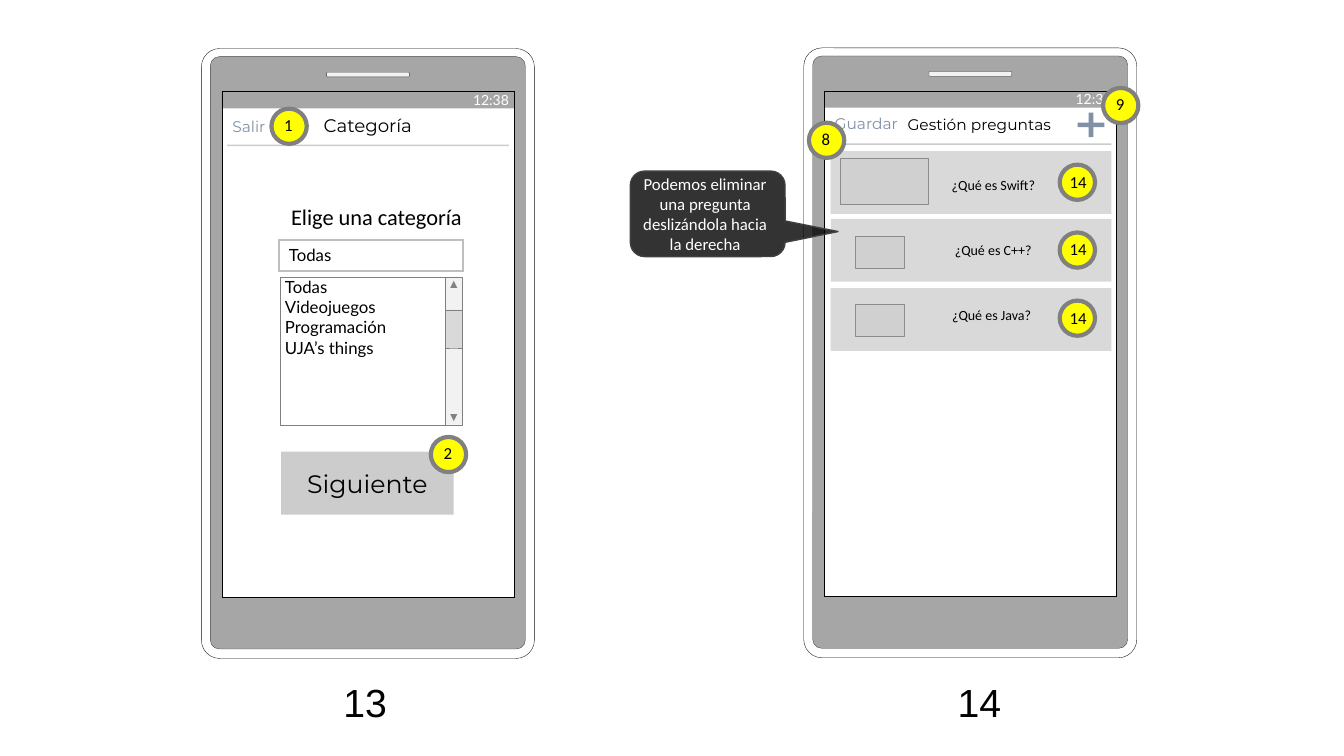
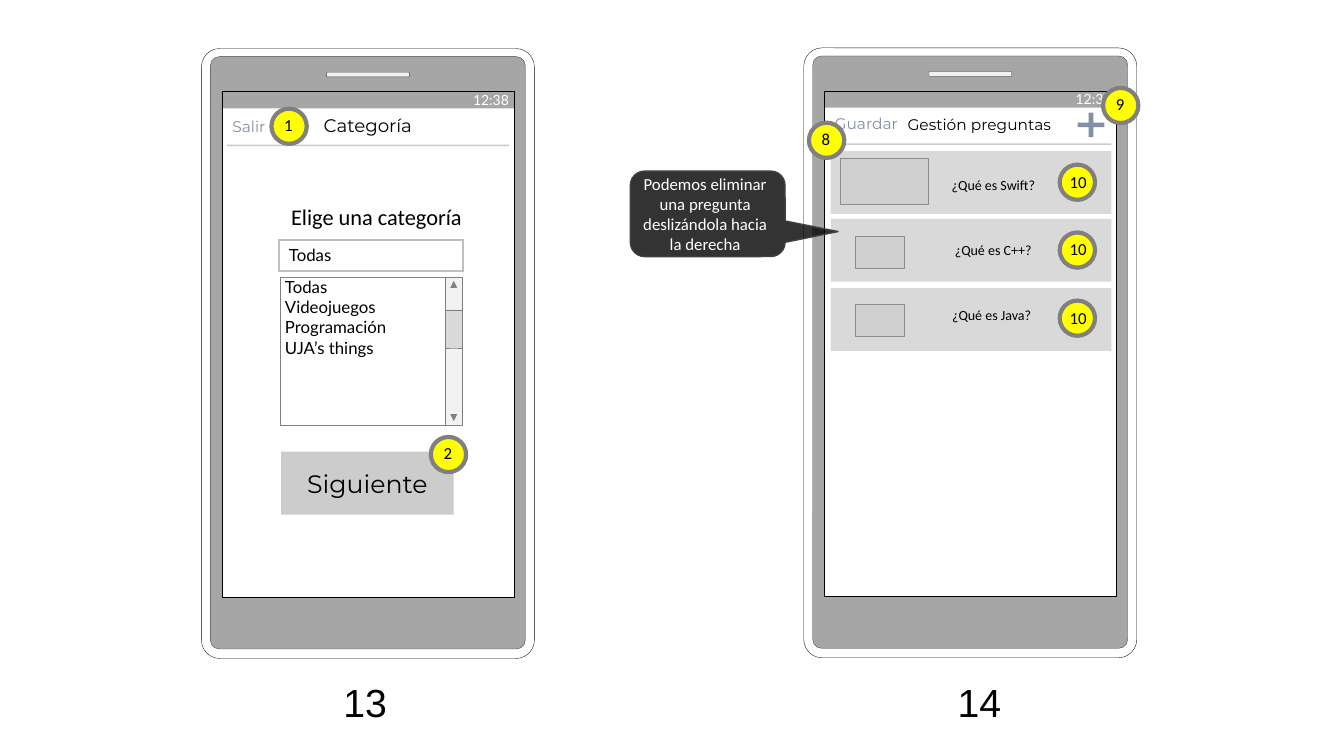
Before and after one commit to AlfonsoLRz/Quiz, a slide deck: slide 8 of doc/Storyboard.pptx. Drawn at 1344x756 pixels with LibreOffice and Linux fonts; fonts in the diff are those of the drawing; grey boxes stand for pictures. Boxes give left, top, right and bottom in pixels: in the first picture for what was removed or moved away, otherwise in the second. Text is boxed around its words. In the diff, an @@ line names an element or a change of style, - is before the commit and + after.

```diff
--- a/doc/Storyboard.pptx
+++ b/doc/Storyboard.pptx
@@ text at bbox=[1070, 177, 1087, 188]: text changed @@
-14
+10
@@ text at bbox=[1070, 244, 1087, 255]: text changed @@
-14
+10
@@ text at bbox=[1070, 313, 1087, 324]: text changed @@
-14
+10
```
Also in this commit, not shown: 1 other file.
